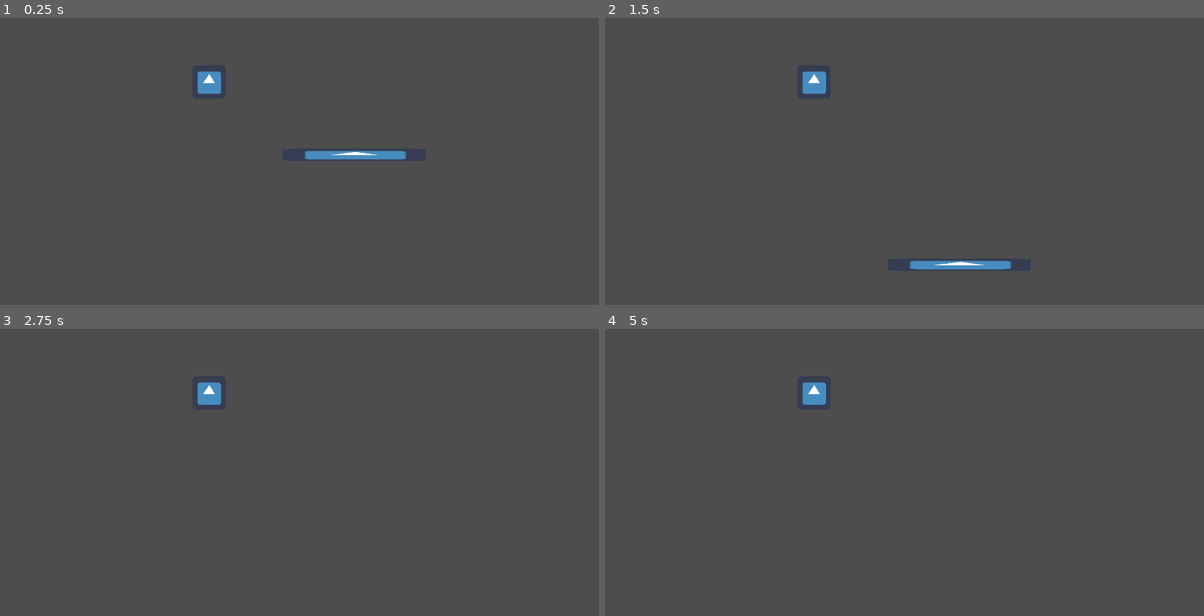
Above: before the commit, frames 1-4 (two rows, left to right).
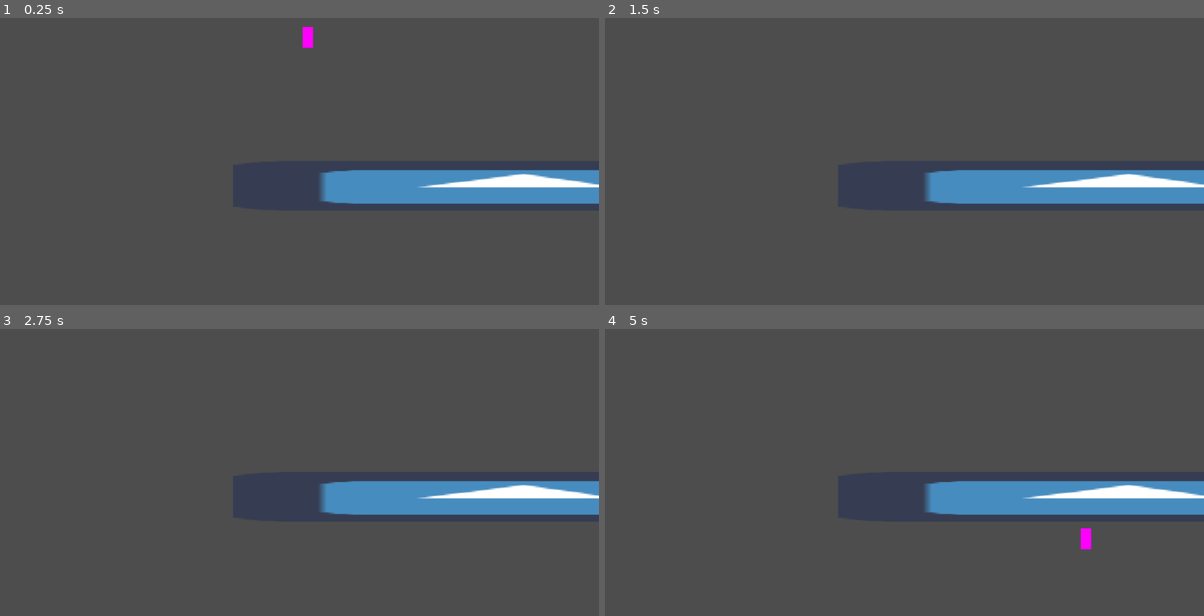
Above: after the commit, the same moments.

Repository: alejandrogonzalvo/Ruins
Game: Godot game, scene res://scenes/PlatformTest.tscn
Two runs of this game, one before a commit and one after it. Both use one fixed random seed, a clock stepped at 60 frames per second and the inputs below. The engine's default icon, where the game draws it, is replaced by a stand-in: a white triangle on a blue panel in a dark square.
Inputs:
- Up to frame 1 (0.25 s): no input
- Up to frame 2 (1.5 s): hold D (move_right) 0.53-1.28 s; hold A (move_left) from 1.28 s (still down)
- Up to frame 3 (2.75 s): release A (move_left) at 2.03 s; hold D (move_right) from 2.03 s (still down)
- Up to frame 4 (5 s): tap Enter at 2.75, 4.25 s; tap Space at 3.5 s; release D (move_right) at 3.53 s; hold A (move_left) from 3.53 s (still down)

The runs differ from the first frame. In frame 1, 6.4% of the frame differs, in the area x 32-100%, y 3-65%; in frame 2, 6.3%; in frame 3, 5.8%; in frame 4, 5.9%.

Commit message:
add moving platform

Diff:
--- a/project.godot
+++ b/project.godot
@@ -15,11 +15,6 @@
 config/features=PackedStringArray("4.1")
 config/icon="res://assets/icon.png"
 
-[layer_names]
-
-2d_physics/layer_1="Player"
-2d_physics/layer_2="Platformss"
-
 [input]
 
 move_left={
@@ -33,6 +28,11 @@
 ]
 }
 
+[layer_names]
+
+2d_physics/layer_1="Player"
+2d_physics/layer_2="Platformss"
+
 [rendering]
 
 environment/default_environment="res://assets/default_env.tres"
--- /dev/null
+++ b/scenes/Entity.tscn
@@ -0,0 +1,16 @@
+[gd_scene load_steps=3 format=3 uid="uid://b8ejiljfa2h81"]
+
+[ext_resource type="Script" path="res://scripts/Entity.gd" id="1_4e104"]
+[ext_resource type="Script" path="res://scripts/StateMachine.gd" id="1_04swo"]
+
+[node name="Entity" type="CharacterBody2D"]
+script = ExtResource("1_4e104")
+
+[node name="CollisionShape2D" type="CollisionShape2D" parent="."]
+
+[node name="StateMachine" type="Node2D" parent="."]
+script = ExtResource("1_04swo")
+
+[node name="Sprite2D" type="Sprite2D" parent="."]
+
+[node name="AnimationPlayer" type="AnimationPlayer" parent="."]
--- /dev/null
+++ b/scenes/PlatformTest.gd
@@ -0,0 +1,15 @@
+extends Node2D
+
+
+# Called when the node enters the scene tree for the first time.
+func _ready():
+		$Player.velocity = Vector2.DOWN * 10
+
+
+# Called every frame. 'delta' is the elapsed time since the previous frame.
+func _process(delta):
+	pass
+
+func _physics_process(delta):
+
+	$Player.move_and_slide()
--- a/scenes/PlatformTest.tscn
+++ b/scenes/PlatformTest.tscn
@@ -1,14 +1,21 @@
-[gd_scene load_steps=3 format=3 uid="uid://c1p0mc4fkxekh"]
+[gd_scene load_steps=5 format=3 uid="uid://c1p0mc4fkxekh"]
 
 [ext_resource type="PackedScene" uid="uid://dad16cc15doc3" path="res://scenes/prefabs/Platform.tscn" id="1_cgnrv"]
+[ext_resource type="Script" path="res://scenes/PlatformTest.gd" id="1_lgusn"]
 [ext_resource type="Texture2D" uid="uid://muad1aaskn3l" path="res://assets/icon.png" id="2_k5qo2"]
+[ext_resource type="PackedScene" uid="uid://5tcjju0i4xrq" path="res://scenes/prefabs/Player.tscn" id="3_rh3gg"]
 
 [node name="PlatformTest" type="Node2D"]
+script = ExtResource("1_lgusn")
 
 [node name="Platform" parent="." instance=ExtResource("1_cgnrv")]
 
 [node name="Camera2D" type="Camera2D" parent="."]
+zoom = Vector2(4, 4)
 
 [node name="Sprite2D" type="Sprite2D" parent="."]
 position = Vector2(-174, -120)
 texture = ExtResource("2_k5qo2")
+
+[node name="Player" parent="." instance=ExtResource("3_rh3gg")]
+position = Vector2(4, -54)
--- a/scenes/prefabs/Broken.gd
+++ b/scenes/prefabs/Broken.gd
@@ -3,15 +3,11 @@
 @export var platform: CharacterBody2D
 var collided: bool
 
-func _ready():
-	platform.velocity = Vector2.DOWN
-
-func process(_delta):
-	pass
 
 func physics_process(_delta):
-	collided = platform.move_and_slide()
 	platform.velocity = platform.velocity * 1.08
+	if platform.velocity.y > 10:
+		platform.velocity.y = 10
 
 func enter(_from: State = null):
 	platform.velocity = Vector2.DOWN
--- /dev/null
+++ b/scenes/prefabs/Platform.gd
@@ -0,0 +1,4 @@
+extends CharacterBody2D
+
+func _physics_process(delta):
+	move_and_slide()
--- a/scenes/prefabs/Platform.tscn
+++ b/scenes/prefabs/Platform.tscn
@@ -1,6 +1,7 @@
-[gd_scene load_steps=8 format=3 uid="uid://dad16cc15doc3"]
+[gd_scene load_steps=9 format=3 uid="uid://dad16cc15doc3"]
 
 [ext_resource type="Texture2D" uid="uid://muad1aaskn3l" path="res://assets/icon.png" id="1_78h2l"]
+[ext_resource type="Script" path="res://scenes/prefabs/Platform.gd" id="1_fvd0l"]
 [ext_resource type="Script" path="res://scripts/StateMachine.gd" id="1_sbqlh"]
 [ext_resource type="Script" path="res://scripts/states/platform/Fixed.gd" id="2_cfkvm"]
 [ext_resource type="Script" path="res://scenes/prefabs/Breaking.gd" id="4_rvgw1"]
@@ -13,6 +14,8 @@
 size = Vector2(276, 20)
 
 [node name="Platform" type="CharacterBody2D" groups=["Platforms"]]
+collision_layer = 2
+script = ExtResource("1_fvd0l")
 
 [node name="Sprite2D" type="Sprite2D" parent="."]
 position = Vector2(105.5, 20)
@@ -21,7 +24,7 @@
 
 [node name="StateMachine" type="Node" parent="." node_paths=PackedStringArray("initial_state")]
 script = ExtResource("1_sbqlh")
-initial_state = NodePath("Broken")
+initial_state = NodePath("Fixed")
 
 [node name="Fixed" type="Node" parent="StateMachine"]
 script = ExtResource("2_cfkvm")
@@ -41,7 +44,7 @@
 collision_layer = 2
 
 [node name="CollisionShape2D" type="CollisionShape2D" parent="Hitbox"]
-position = Vector2(105, 9.5)
+position = Vector2(109, 12)
 shape = SubResource("RectangleShape2D_wrb8n")
 
 [node name="CollisionShape2D" type="CollisionShape2D" parent="."]
@@ -49,4 +52,4 @@
 shape = SubResource("RectangleShape2D_2jrx7")
 
 [connection signal="timeout" from="StateMachine/Breaking/Timer" to="StateMachine/Breaking" method="_on_timer_timeout"]
-[connection signal="area_entered" from="Hitbox" to="StateMachine/Fixed" method="_on_hitbox_area_entered"]
+[connection signal="body_entered" from="Hitbox" to="StateMachine/Fixed" method="_on_hitbox_body_entered"]
--- a/scripts/states/platform/Fixed.gd
+++ b/scripts/states/platform/Fixed.gd
@@ -12,6 +12,5 @@
 func exit(_to: State = null):
 	pass
 
-
-func _on_hitbox_area_entered(area):
+func _on_hitbox_body_entered(body):
 	transition.emit(self, "breaking")
Not shown: 1 places in scenes/Test.tscn that only renumber resources
